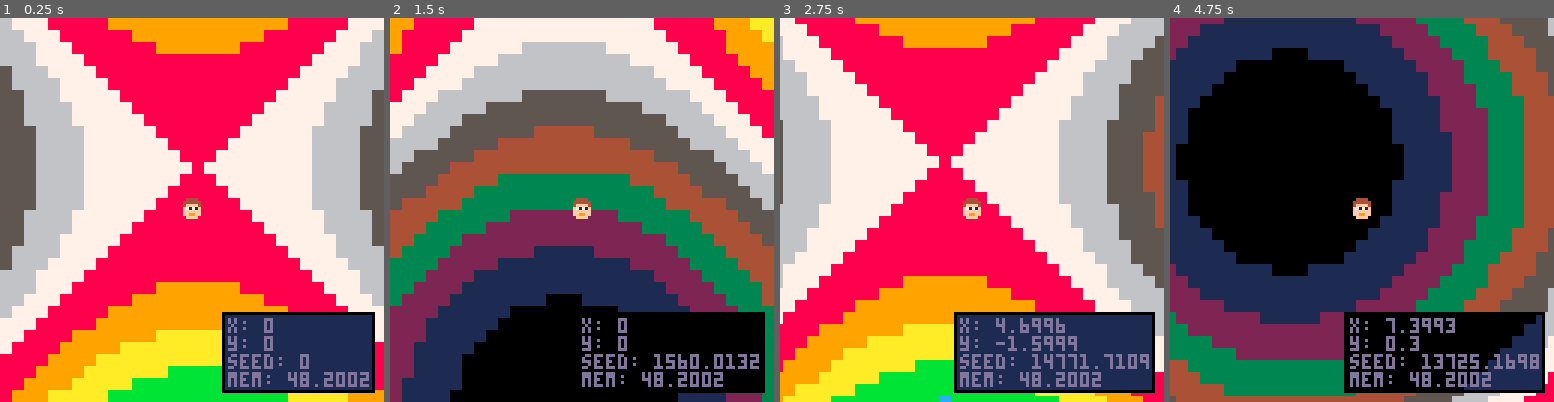
Above: before the commit, frames 1-4 (left to right).
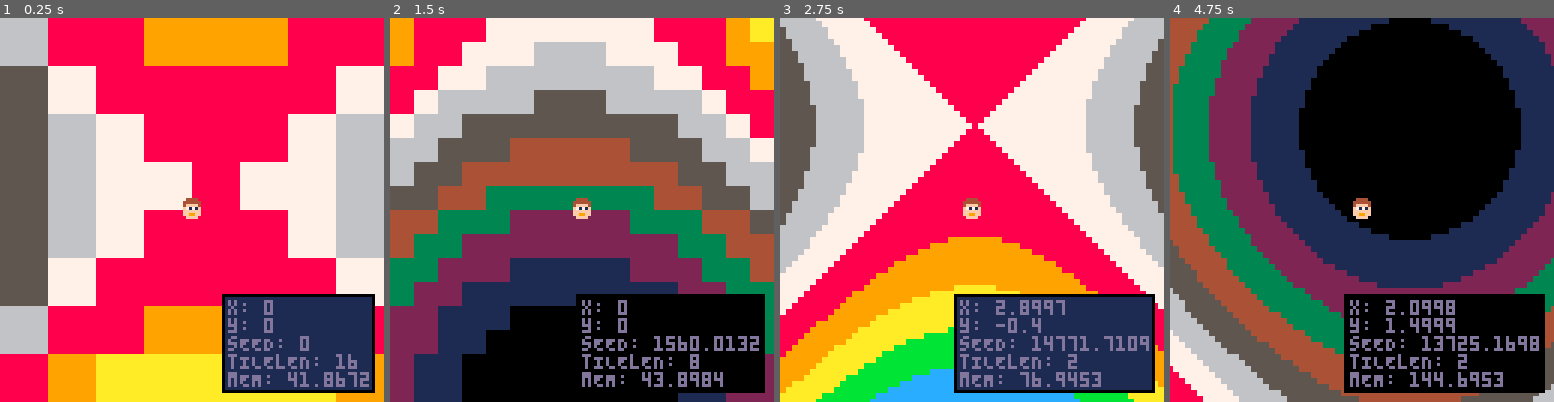
Above: after the commit, the same moments.

Repository: akd-io/pico8
Game: PICO-8 cartridge demos/procgen-map.p8
Two runs of this game, one before a commit and one after it. Both use one fixed random seed, a clock stepped at 60 frames per second and the inputs below.
Inputs:
- Up to frame 1 (0.25 s): no input
- Up to frame 2 (1.5 s): tap X (X key) at 0.33, 1.07 s; tap O (Z key) at 0.7 s
- Up to frame 3 (2.75 s): hold Right 1.6-2.1 s; tap O (Z key) at 1.7, 2.1, 2.5 s; tap X (X key) at 1.85 s; hold Up 2.15-2.42 s; hold Right from 2.47 s (still down)
- Up to frame 4 (4.75 s): tap O (Z key) every 0.4 s from 2.9 to 4.5 s; tap X (X key) at 2.97, 4.08 s; release Right at 3.03 s; hold Left 3.08-3.58 s; hold Down 3.63-3.97 s; hold Right 4.02-4.68 s; hold Up from 4.73 s (still down)

The runs differ from the first frame. In frame 1, 39% of the frame differs, in the area x 0-100%, y 0-100%; in frame 2, 18%; in frame 3, 51%; in frame 4, 80%.

Commit message:
We did it

Diff:
--- a/demos/procgen-map.p8
+++ b/demos/procgen-map.p8
@@ -21,9 +21,11 @@
 #include ../lib/get_text_width.lua
 #include ../lib/overlay.lua
 
-local tileLength = 4
+local tileLength = 16
 local screenW = 128
-local maxTilesVisiblePerRow = screenW / tileLength + 1
+local pixelsPerWorldCoord = 8
+function getMaxTilesVisiblePerRow() return screenW \ tileLength + 1 end -- Because the character can stand in the center of a tile, such that we only see half of the edge tiles, we need to render one extra tile.
+function getTilesPerWorldCoord() return pixelsPerWorldCoord / tileLength end
 
 local character = {
   -- Its x and y coordinates are world coordinates.
@@ -40,6 +42,8 @@
   -- The character is always drawn in the center of on the screen.
   draw = function()
     spr(1, 60, 60)
+    -- 0 ... 60 61 62 63 (63.5) 64 65 66 67 ... 127
+    -- Character's center position is 63.5,63.5
   end
 }
 
@@ -49,38 +53,59 @@
   -- The indices x and y are in the range 0-16. And, offset by the character's position, represent the world coordinates.
   -- The tile at 8,8 is always the tile under the character.
   grid = {},
+  pixelOffsetX = 0,
+  pixelOffsetY = 0,
   -- noise(x,y) returns a number between 0 and 1
-  -- TODO: improve noise function
   noise = function(worldX, worldY)
     local value = cos(worldX / 40) + sin(worldY / 40)
     -- Adjust from -2..2 to 0..1
     return (value + 2) / 4
   end,
   update = function(self)
-    if (btnp(❎)) self.seed = rnd(~0)
-    withTempSeed(
+    if btnp(❎) then self.seed = rnd(~0) end
+
+    if btnp(🅾️) then
+      tileLength = (tileLength == 1) and 16 or tileLength \ 2
+    end
+
+    local randomOffsetWorldX, randomOffsetWorldY = unpack(withTempSeed(
       self.seed, function()
-        local randomOffsetX = rnd(1000)
-        local randomOffsetY = rnd(1000)
-        for x = 0, maxTilesVisiblePerRow - 1 do
-          self.grid[x] = {}
-          for y = 0, maxTilesVisiblePerRow - 1 do
-            local sprite = 16 * self.noise(
-              flr(randomOffsetX) + flr(character.worldX) + x * (tileLength / 8) - 8,
-              flr(randomOffsetY) + flr(character.worldY) + y * (tileLength / 8) - 8
-            )
-            self.grid[x][y] = mid(sprite, 0, 15) -- noise() is 0-1 inclusive, but we really needed it to be exclusive, so we clamp.
-          end
-        end
+        return { rnd(1000) \ 1, rnd(1000) \ 1 }
       end
-    )
+    ))
+
+    local centerScreenOffsetWorldX = 8
+    local centerScreenOffsetWorldY = 8
+    local maxTilesVisiblePerRow = getMaxTilesVisiblePerRow()
+    local tilesPerWorldCoord = getTilesPerWorldCoord()
+
+    for tileX = 0, maxTilesVisiblePerRow - 1 do
+      self.grid[tileX] = {}
+      for tileY = 0, maxTilesVisiblePerRow - 1 do
+        local characterTileX = character.worldX * tilesPerWorldCoord
+        local characterTileY = character.worldY * tilesPerWorldCoord
+        local worldX = (tileX + characterTileX \ 1) / tilesPerWorldCoord - centerScreenOffsetWorldX
+        local worldY = (tileY + characterTileY \ 1) / tilesPerWorldCoord - centerScreenOffsetWorldY
+        local sprite = 16 * self.noise(worldX + randomOffsetWorldX, worldY + randomOffsetWorldY)
+        self.pixelOffsetX = -(characterTileX % 1) * tileLength
+        self.pixelOffsetY = -(characterTileY % 1) * tileLength
+        self.grid[tileX][tileY] = mid(sprite, 0, 15) -- noise() is 0-1 inclusive, but we really need it to be exclusive, so we clamp.
+      end
+    end
   end,
   draw = function(self)
-    for worldX = 0, maxTilesVisiblePerRow - 1 do
-      for worldY = 0, maxTilesVisiblePerRow - 1 do
-        local screenX = tileLength * (worldX - (0x0000.ffff & character.worldX))
-        local screenY = tileLength * (worldY - (0x0000.ffff & character.worldY))
-        rectfill(screenX, screenY, screenX + tileLength - 1, screenY + tileLength - 1, flr(self.grid[worldX][worldY]))
+    local maxTilesVisiblePerRow = getMaxTilesVisiblePerRow()
+    for tileX = 0, maxTilesVisiblePerRow - 1 do
+      for tileY = 0, maxTilesVisiblePerRow - 1 do
+        local screenX = tileX * tileLength + self.pixelOffsetX
+        local screenY = tileY * tileLength + self.pixelOffsetY
+        rectfill(
+          screenX,
+          screenY,
+          screenX + tileLength - 1,
+          screenY + tileLength - 1,
+          flr(self.grid[tileX][tileY])
+        )
       end
     end
   end
@@ -101,11 +126,13 @@
 function drawStats()
   local string = "x: " .. character.worldX .. "\n"
       .. "y: " .. character.worldY .. "\n"
-      .. "seed: " .. myMap.seed .. "\n"
-      .. "mem: " .. stat(0)
+      .. "sEED: " .. myMap.seed .. "\n"
+      .. "tILElEN: " .. tileLength .. "\n"
+      .. "mEM: " .. stat(0)
+  local stringHeight = 5 * 6 - 1
   local stringWidth = getTextWidth(string)
-  local x, y = 128 - stringWidth - 7, 98
-  overlay(x, y, stringWidth + 4, 27)
+  local x, y = 128 - stringWidth - 7, 128 - stringHeight - 7
+  overlay(x, y, stringWidth + 4, stringHeight + 4)
   print(string, x + 2, y + 2, 13)
 end
 
